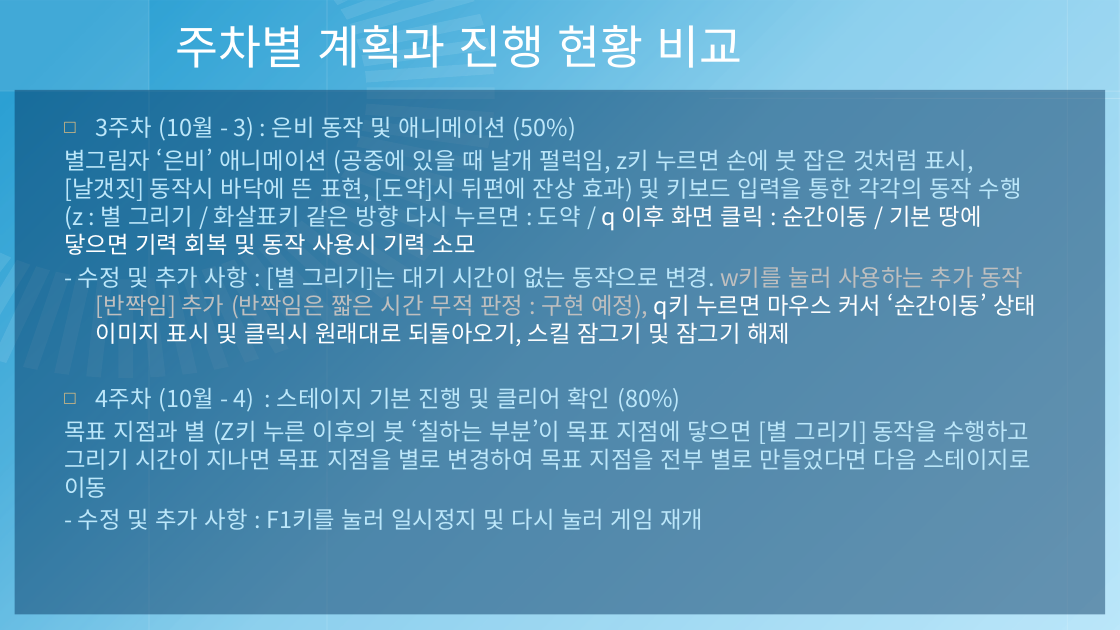
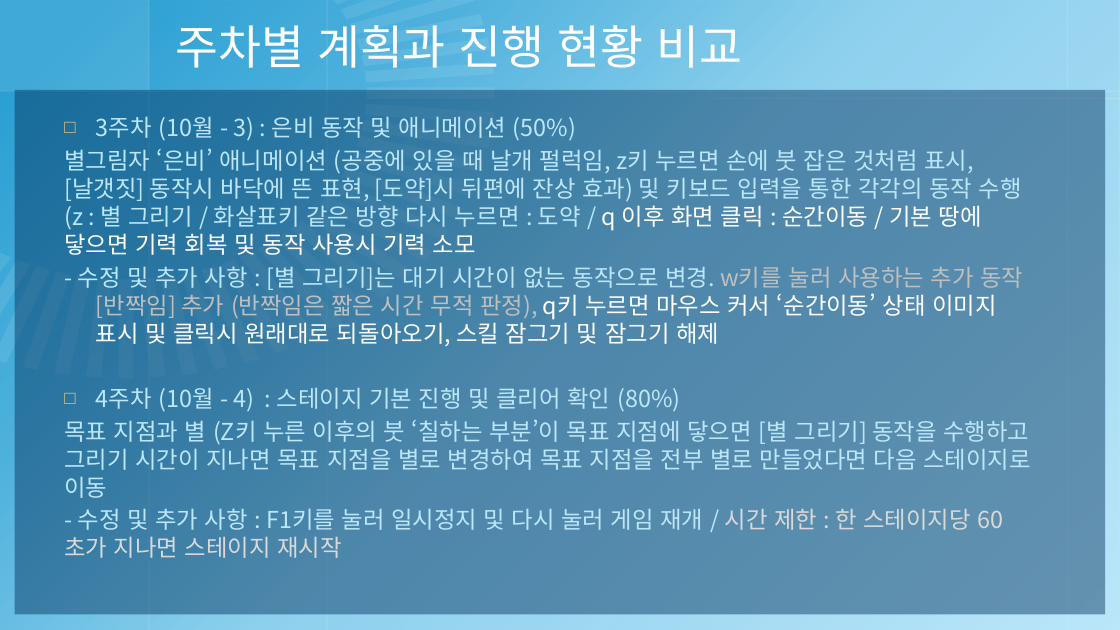
Before and after one commit to pb-wandu/2018180040_2DGP_PROJECT, a slide deck: slide 3 of 2018180040 - 2DGP 3차 발표 프레젠테이션.pptx. Drawn at 1120x630 pixels with LibreOffice and Linux fonts; fonts in the diff are those of the drawing; background and template pictures are left out. Boxes give left, top, right and bottom in pixels: in the first picture for what was removed or moved away, otherwise in the second. Text is boxed around its words. In the diff, an @@ line names an element or a change of style, - is before the commit and + after.

Commit message:
우리 버튼, 시간 정상영업합니다
시작 메뉴의 기본 버튼들 (난이도 설정 제외) 정상 작동됩니다 + 시작 메뉴 이미지 변경 / 일시정지 후 플레이어 동작이 안 되는 오류 수정 (resume부분 코드 추가) / 시간제한 작동, 시간이 다 떨어지면 메인 메뉴로 이동

```diff
--- a/2018180040 - 2DGP 3차 발표 프레젠테이션.pptx
+++ b/2018180040 - 2DGP 3차 발표 프레젠테이션.pptx
@@ text at bbox=[78, 266, 1023, 346]: text changed @@
-- 수정 및 추가 사항 : [별 그리기]는 대기 시간이 없는 동작으로 변경. w키를 눌러 사용하는 추가 동작 [반짝임] 추가 (반짝임은 짧은 시간 무적 판정 : 구현 예정), q키 누르면 마우스 커서 ‘순간이동’ 상태 이미지 표시 및 클릭시 원래대로 되돌아오기, 스킬 잠그기 및 잠그기 해제
+- 수정 및 추가 사항 : [별 그리기]는 대기 시간이 없는 동작으로 변경. w키를 눌러 사용하는 추가 동작 [반짝임] 추가 (반짝임은 짧은 시간 무적 판정), q키 누르면 마우스 커서 ‘순간이동’ 상태 이미지 표시 및 클릭시 원래대로 되돌아오기, 스킬 잠그기 및 잠그기 해제
@@ text at bbox=[78, 508, 970, 558]: text changed @@
-- 수정 및 추가 사항 : F1키를 눌러 일시정지 및 다시 눌러 게임 재개
+- 수정 및 추가 사항 : F1키를 눌러 일시정지 및 다시 눌러 게임 재개 / 시간 제한 : 한 스테이지당 60초가 지나면 스테이지 재시작
```
Also in this commit, not shown: 3 other slides changed, 10 other files.
